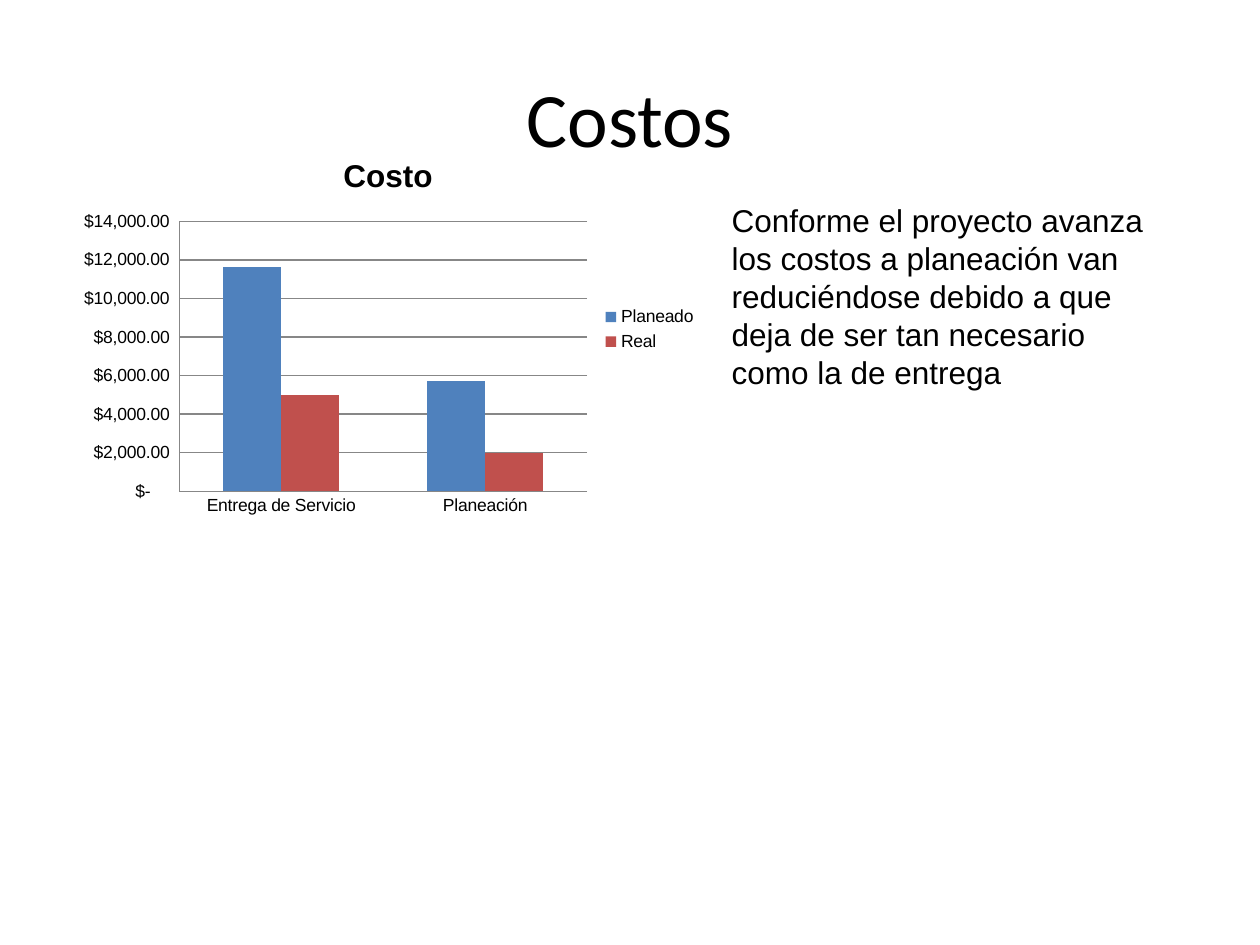
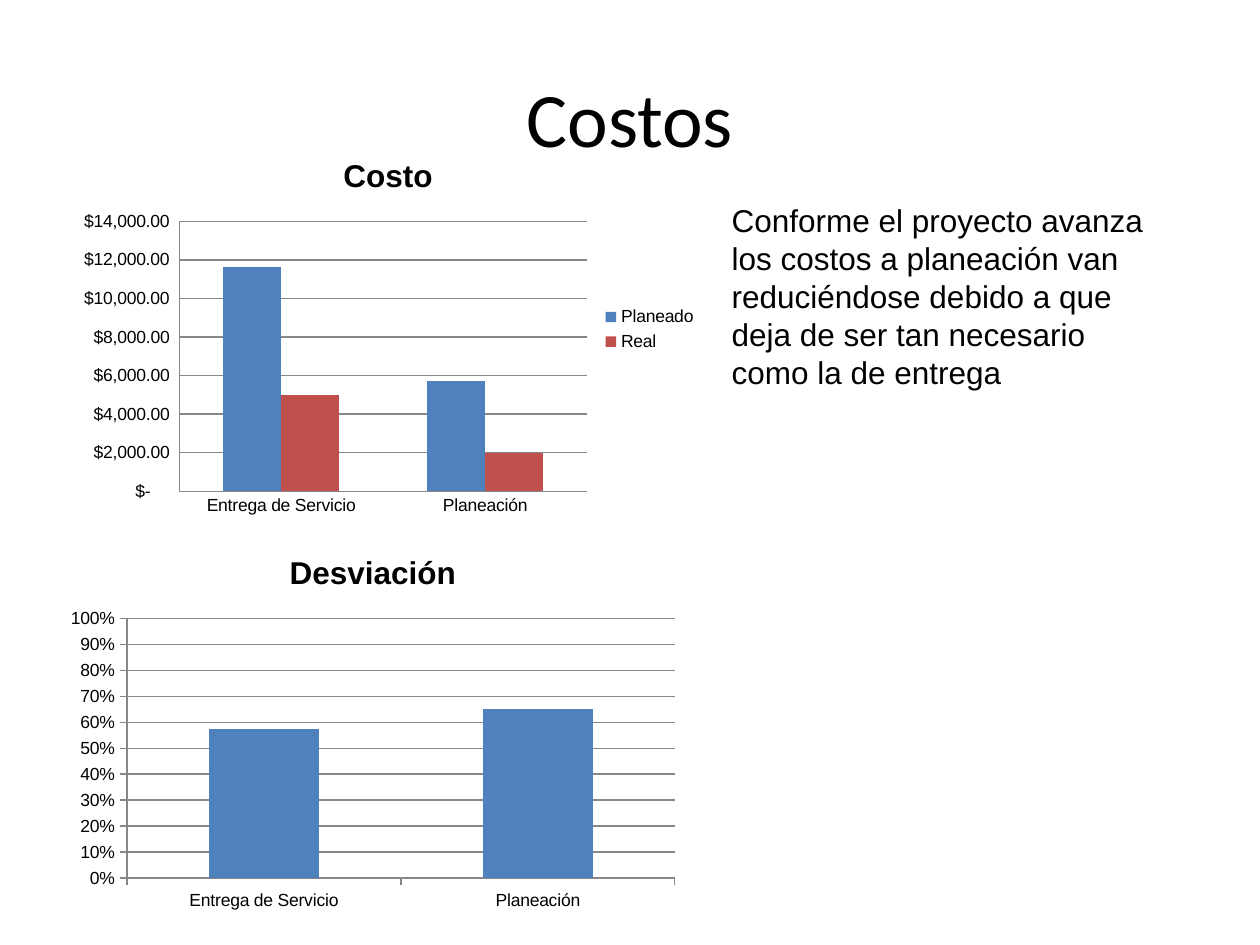
Before and after one commit to jovannyzepeda/qtp, a slide deck: slide 4 of qualtcom/Organizacional/Medicion y Monitoreo/Reporte Monitoreo-150430.pptx. Drawn at 1260x945 pixels with LibreOffice and Linux fonts; fonts in the diff are those of the drawing; background and template pictures are left out. Boxes give left, top, right and bottom in pixels: in the first picture for what was removed or moved away, otherwise in the second. Text is boxed around its words. In the diff, an @@ line names an element or a change of style, - is before the commit and + after.

```diff
--- a/qualtcom/Organizacional/Medicion y Monitoreo/Reporte Monitoreo-150430.pptx
+++ b/qualtcom/Organizacional/Medicion y Monitoreo/Reporte Monitoreo-150430.pptx
@@ column chart added at <box>58,532,687,917</box> @@
+title "Desviación"
+categories: Entrega de Servicio, Planeación
+Desviación: 0.57, 0.65
```
Also in this commit, not shown: 5 other slides changed, 6 other files.
